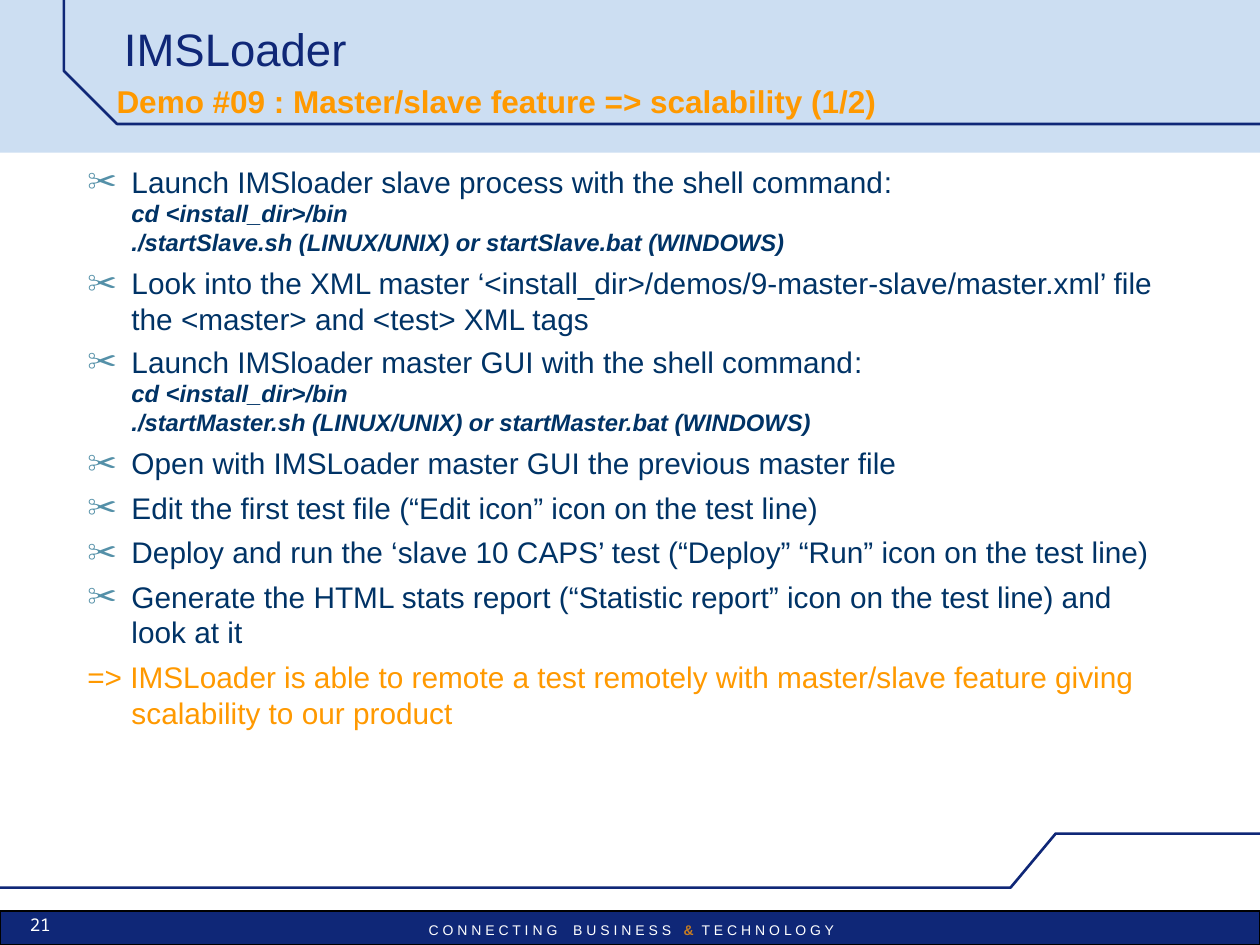
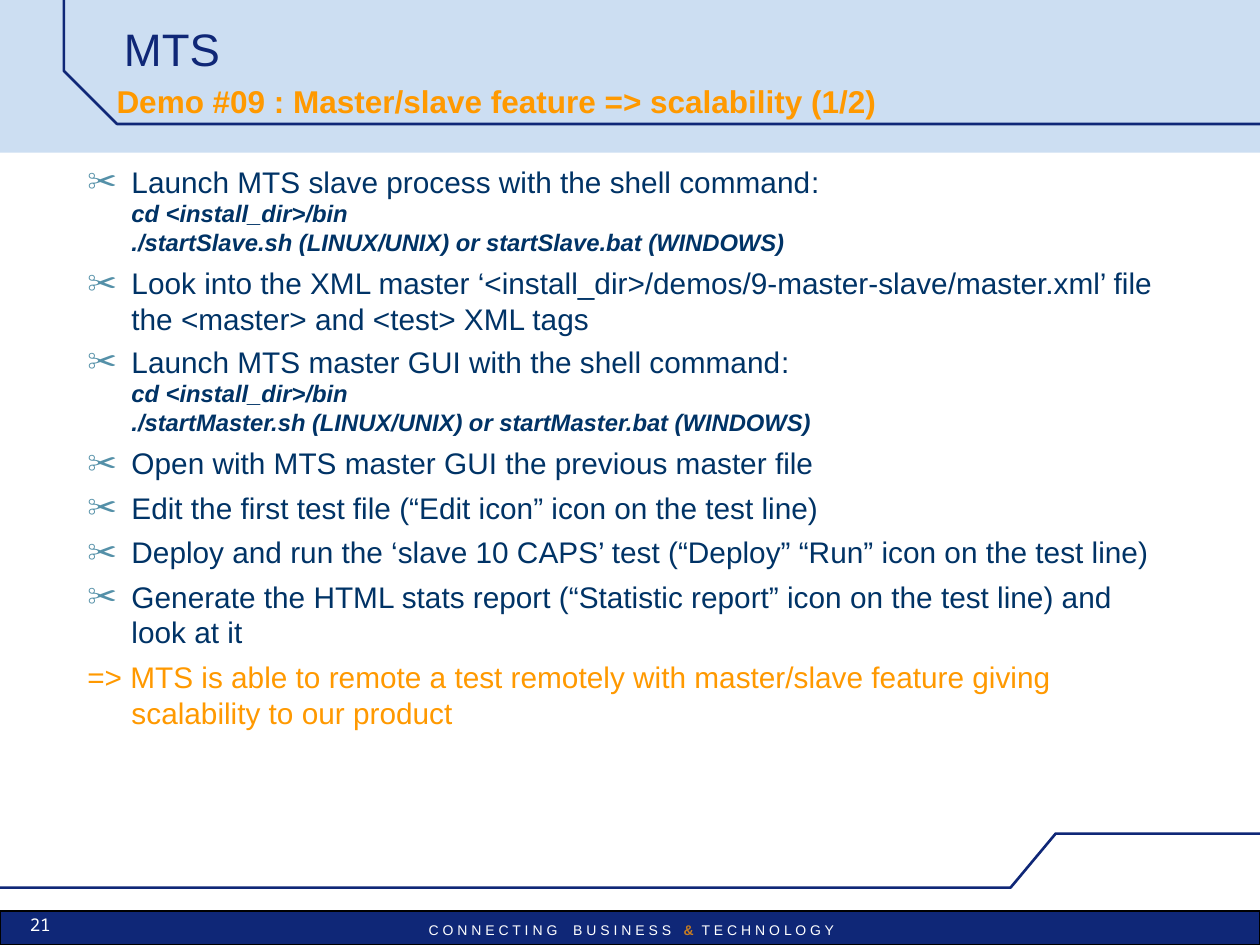
Before and after one commit to vu3mmg/mts-project, a slide deck: slide 21 of trunk/mts/src/main/doc/MTS-Pres-demos.ppt. Drawn at 1260x945 pixels with LibreOffice and Linux fonts; fonts in the diff are those of the drawing; background and template pictures are left out. Boxes give left, top, right and bottom in pixels: in the first picture for what was removed or moved away, otherwise in the second. Text is boxed around its words. In the diff, an @@ line names an element or a change of style, - is before the commit and + after.

```diff
--- a/trunk/mts/src/main/doc/MTS-Pres-demos.ppt
+++ b/trunk/mts/src/main/doc/MTS-Pres-demos.ppt
@@ title at <box>124,34,220,67</box>: text changed @@
-IMSLoader
+MTS
@@ text at <box>131,171,819,256</box>: text changed @@
-✂ Launch IMSloader slave process with the shell command:
-  cd <install_dir>/bin
-  ./startSlave.sh (LINUX/UNIX) or startSlave.bat (WINDOWS)
+✂ Launch MTS slave process with the shell command:
+  cd <install_dir>/bin
+  ./startSlave.sh (LINUX/UNIX) or startSlave.bat (WINDOWS)
@@ text at <box>131,351,813,480</box>: text changed @@
-✂ Launch IMSloader master GUI with the shell command:
-  cd <install_dir>/bin
-  ./startMaster.sh (LINUX/UNIX) or startMaster.bat (WINDOWS)
-✂ Open with IMSLoader master GUI the previous master file
+✂ Launch MTS master GUI with the shell command:
+  cd <install_dir>/bin
+  ./startMaster.sh (LINUX/UNIX) or startMaster.bat (WINDOWS)
+✂ Open with MTS master GUI the previous master file
@@ text at <box>130,666,1050,729</box>: text changed @@
-=> IMSLoader is able to remote a test remotely with master/slave feature giving scalability to our product
+=> MTS is able to remote a test remotely with master/slave feature giving scalability to our product
```
Also in this commit, not shown: 24 other slides changed, 35 other files.
